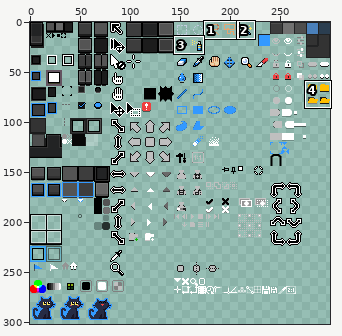
Sprite sheet -- sheet.png. The first picture is a wide view before the edit; the outline marks the close-up.
Close-up. Before the edit:
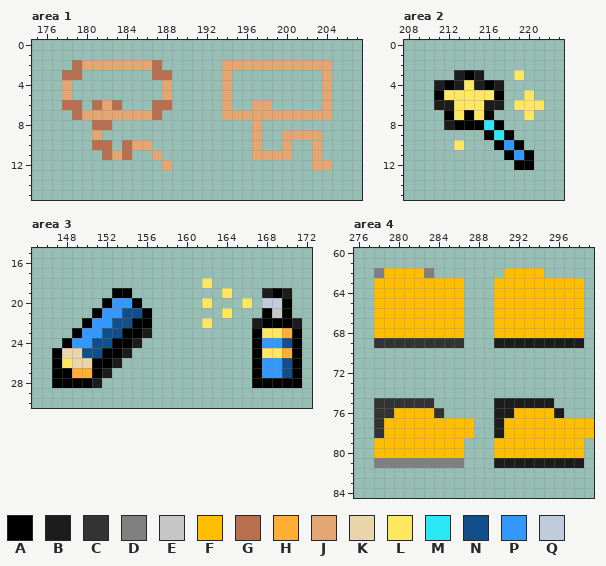
The file is 300x302 pixels. Colours within 5 levels of each other are drawn and written as one. Shown: area 1: x 175..207, y 0..15; area 2: x 208..223, y 0..15; area 3: x 145..172, y 15..30; area 4: x 276..299, y 60..84.
Palette (. is transparent): A #000000  B #1c1c1c  C #333333  D #808080  E #c6c6c6  F #ffbf00  G #b86f50  H #feae34  J #e4a672  K #ead4aa  L #fee761  M #2ce8f5  N #124e89  P #3399ff  Q #c0cbdc
Once edited:
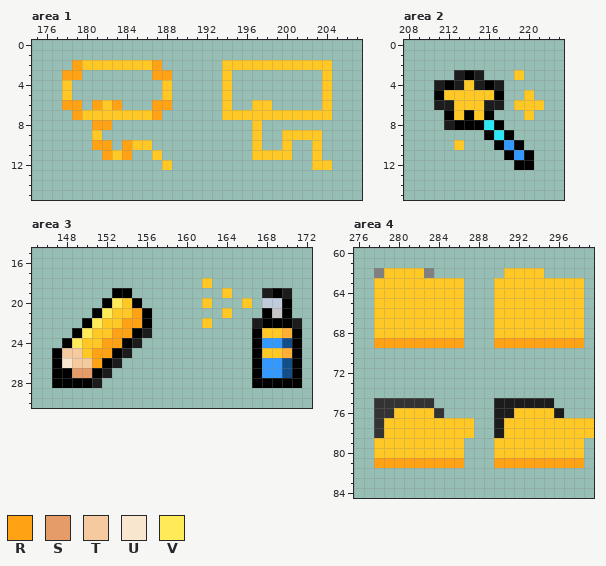
Colours new in this view: R #ffa214  S #e69c69  T #f6ca9f  U #f9e6cf  V #ffeb57
What changed:
Colour F changes from #ffbf00 to #ffc825.
Area 1:
Colour F replaces colour J in row 2 at x 180 to 186 and 194 to 204; in row 3 at x 194 and 204; in rows 4 to 5 at x 178, 188, 194 and 204; in row 6 at x 182, 194, 197 to 198 and 204; in row 7 at x 180 to 186 and 194 to 204; in row 8 at x 197.
Colour F replaces colour J in row 9 at x 181, 197 and 200 to 203; in row 10 at x 185 to 186, 197, 200 and 203; in row 11 at x 183, 187, 197 to 200 and 203; in row 12 at x 188 and 203 to 204.
Colour R replaces colour G in row 2 at x 179 and 187; in row 3 at x 178 to 179 and 187 to 188; in row 6 at x 178 to 179, 181, 183 and 187 to 188; in row 7 at x 179 and 187; in row 8 at x 181 to 182; in row 10 at x 181 to 182 and 184.
Colour R replaces colour G in row 11 at x 182 and 184.
Area 2:
Colour F replaces colour L in row 3 at x 219; in row 4 at x 214; in row 5 at x 212 to 216 and 220; in row 6 at x 213 to 215 and 219 to 221; in row 7 at x 213, 215 and 220; in row 10 at x 213.
Area 3:
Colour F replaces colour L in row 18 at x 162; in row 19 at x 164; in row 20 at x 162 and 166; in row 21 at x 164; in row 22 at x 162; in row 23 at x 168 to 169.
Colour F replaces colour L in row 25 at x 168 to 169.
Colour F replaces colour N in row 21 at x 154; in row 22 at x 153; in row 23 at x 152; in row 24 at x 151; in row 25 at x 150.
Colour F replaces colour P in row 20 at x 154; in row 21 at x 153; in row 22 at x 152; in row 23 at x 151; in row 24 at x 150.
Colour R replaces colour A in row 22 at x 155; in row 23 at x 154; in row 24 at x 153; in row 25 at x 152; in row 26 at x 151.
Colour R replaces colour N in row 21 at x 155; in row 22 at x 154; in row 23 at x 153; in row 24 at x 152; in row 25 at x 151.
Colour S replaces colour H in row 27 at x 149 to 150.
Colour T replaces colour K in row 25 at x 148 to 149; in row 26 at x 149 to 150.
Colour U replaces colour L in row 26 at x 148.
Colour V replaces colour P in row 20 at x 153; in row 21 at x 152; in row 22 at x 151; in row 23 at x 150; in row 24 at x 149.
Area 4:
Colour R replaces colour B in row 69 at x 290 to 298; in row 81 at x 290 to 298.
Colour R replaces colour C in row 69 at x 278 to 286.
Colour R replaces colour D in row 81 at x 278 to 286.
Boxes around the changes in both close-ups, in picture pixels (x1, y1, x2, y2):
changed: (62, 60, 172, 170)
changed: (222, 60, 332, 170)
changed: (444, 70, 544, 150)
changed: (202, 278, 282, 358)
changed: (62, 298, 142, 378)
changed: (374, 268, 584, 348)
changed: (374, 408, 594, 468)
